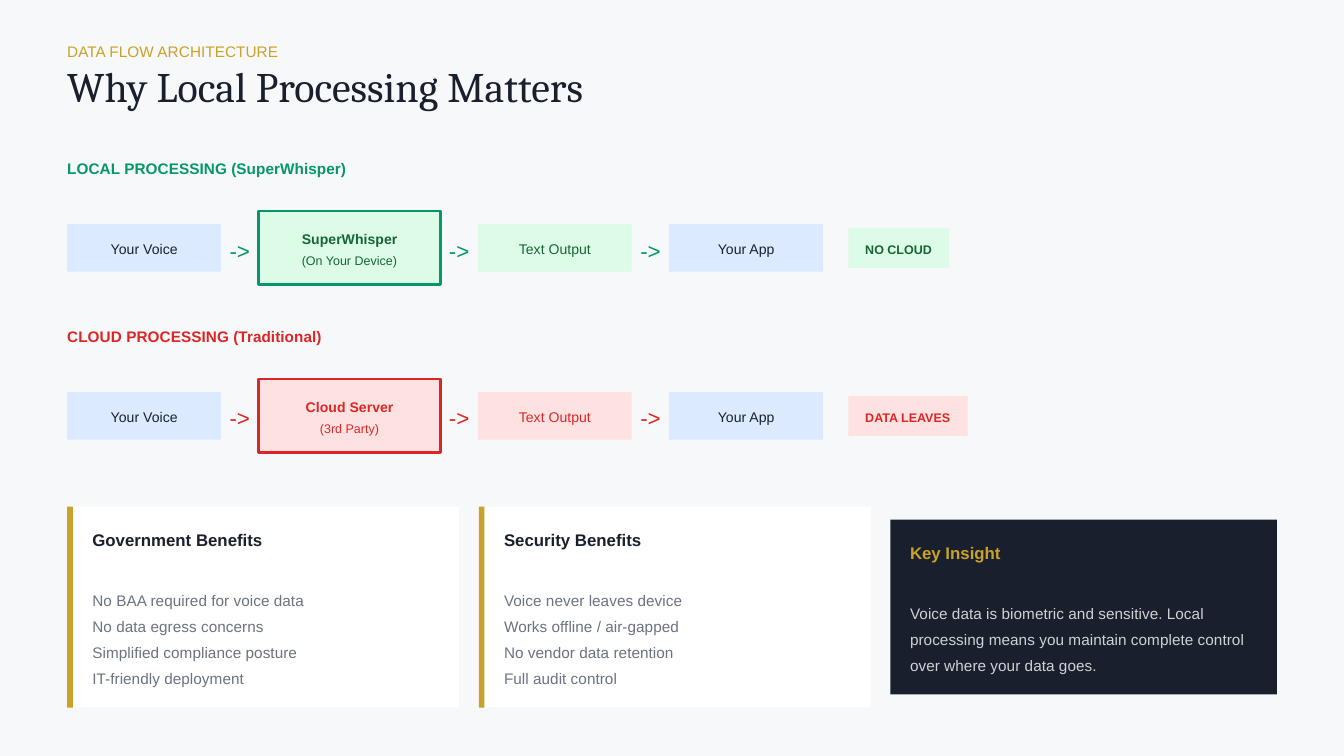
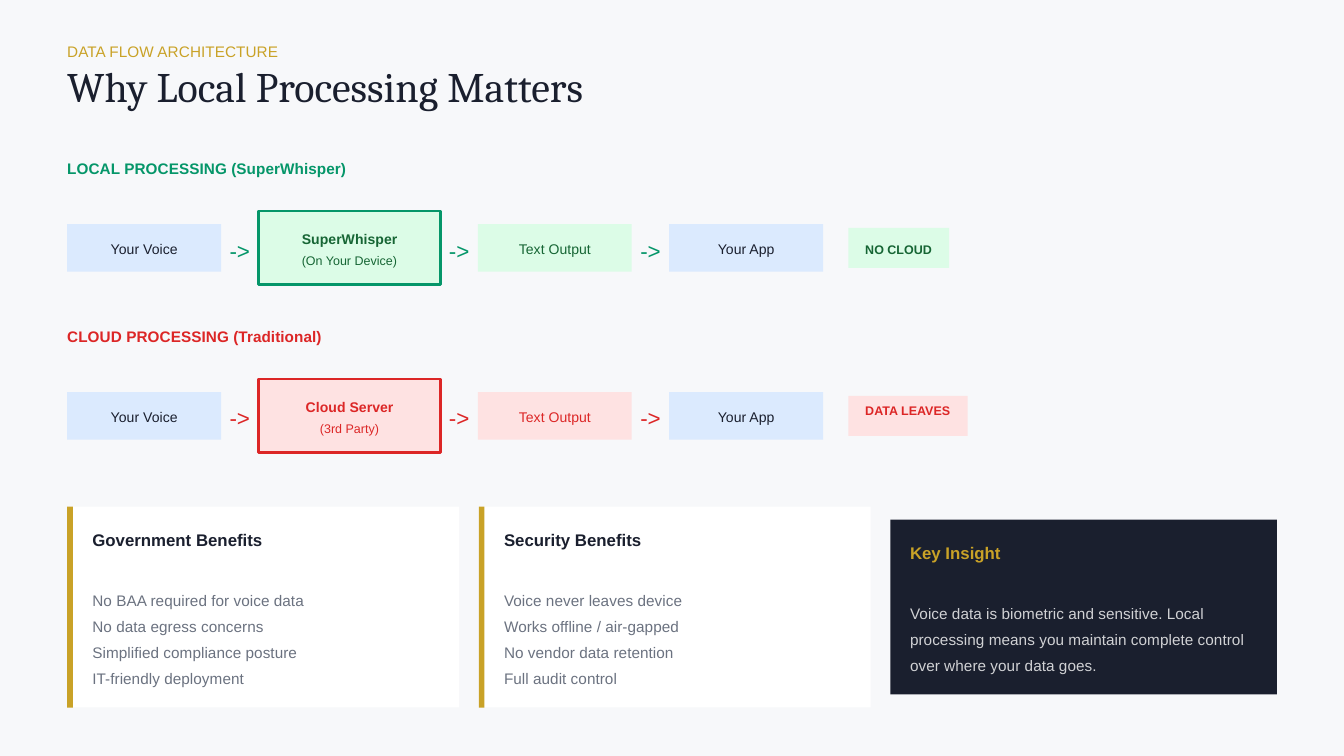
Before and after one commit to crypticpy/voice-control, a slide deck: slide 8 of Voice_AI_Workflows_Part1_CORE.pptx. Drawn at 1344x756 pixels with LibreOffice and Linux fonts; fonts in the diff are those of the drawing. Boxes give left, top, right and bottom in pixels: in the first picture for what was removed or moved away, otherwise in the second. Text is boxed around its words. In the diff, an @@ line names an element or a change of style, - is before the commit and + after.

```diff
--- a/Voice_AI_Workflows_Part1_CORE.pptx
+++ b/Voice_AI_Workflows_Part1_CORE.pptx
@@ text "DATA LEAVES": place and size @@
-text "DATA LEAVES" at [865,413,950,422]
+text "DATA LEAVES" at [865,406,950,415]
```
Also in this commit, not shown: 8 other slides changed, 14 slides added, 42 other files.
